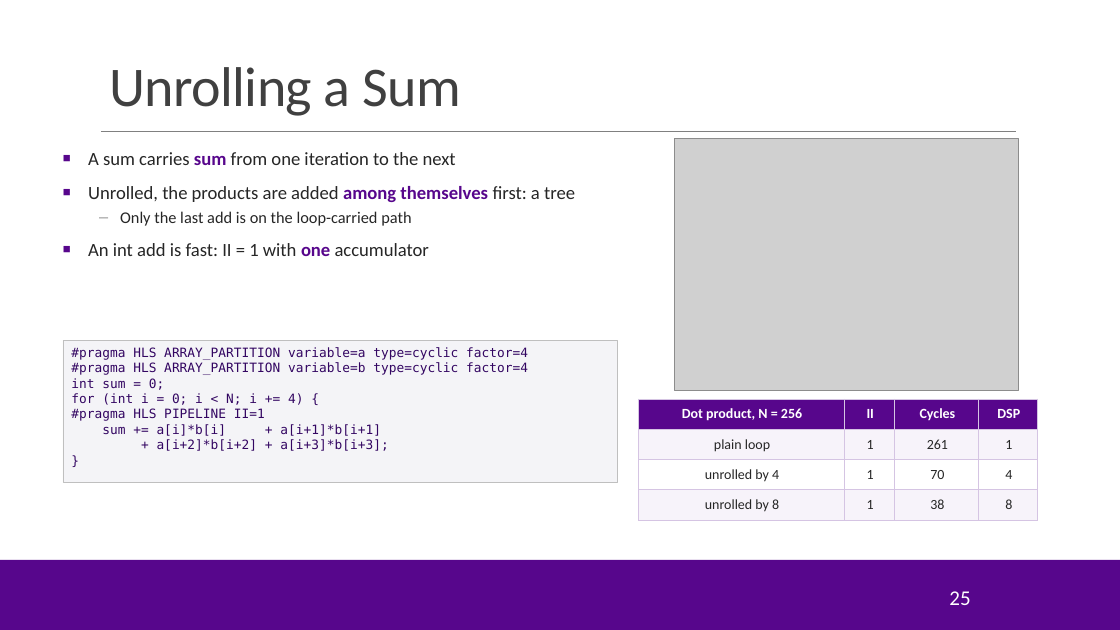
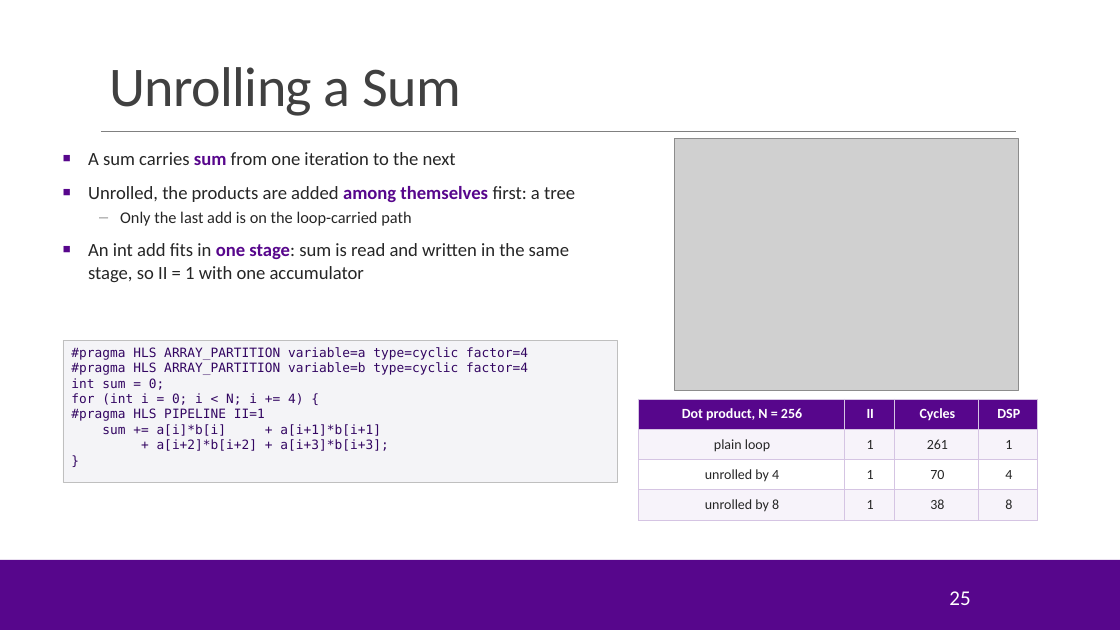
Before and after one commit to sdrangan/hwdesign, a slide deck: slide 25 of units/unit08_unroll/unroll.pptx. Drawn at 1120x630 pixels with LibreOffice and Linux fonts; fonts in the diff are those of the drawing; grey boxes stand for pictures; background and template pictures are left out. Boxes give left, top, right and bottom in pixels: in the first picture for what was removed or moved away, otherwise in the second. Text is boxed around its words. In the diff, an @@ line names an element or a change of style, - is before the commit and + after.

```diff
--- a/units/unit08_unroll/unroll.pptx
+++ b/units/unit08_unroll/unroll.pptx
@@ text at box(88, 243, 569, 282): text changed @@
-■ An int add is fast: II = 1 with one accumulator
+■ An int add fits in one stage: sum is read and written in the same stage, so II = 1 with one accumulator
```
Also in this commit, not shown: 4 other slides changed, 3 slides added, 11 other files.
